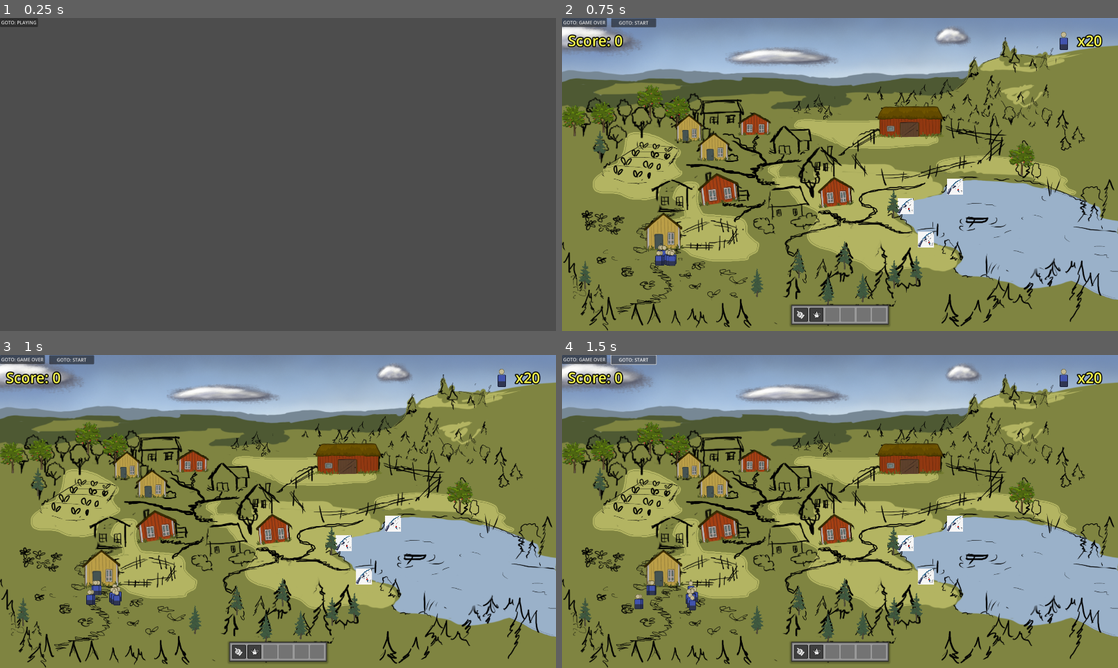
Above: before the commit, frames 1-4 (two rows, left to right).
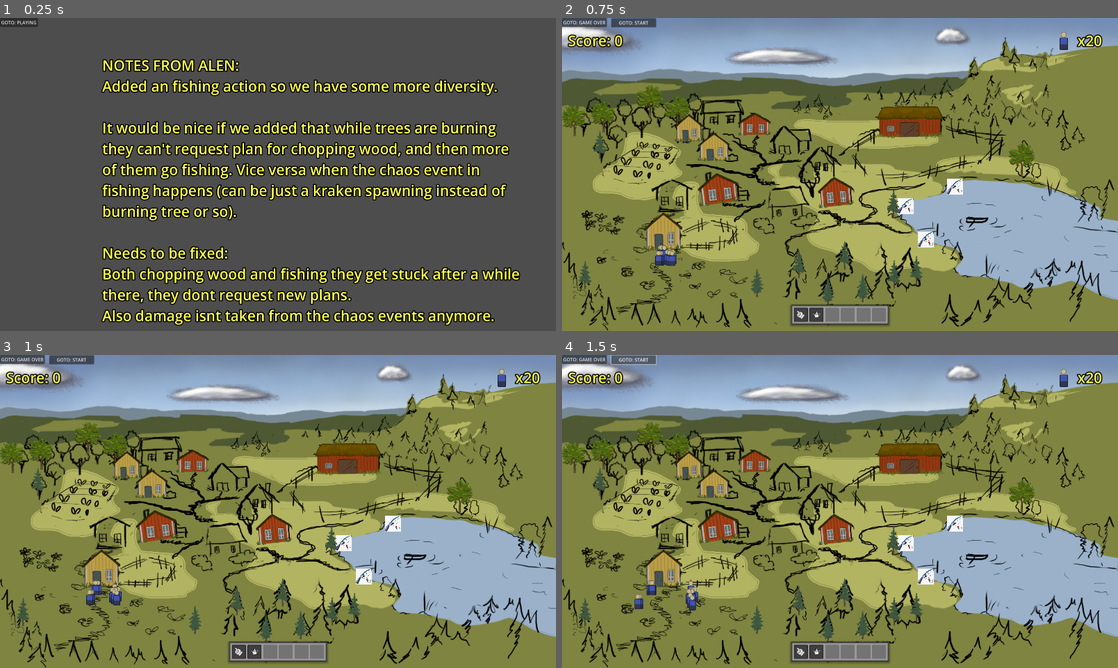
Above: after the commit, the same moments.

Repository: arget4me/cosyville
Game: Godot game, scene res://Scenes/main_scene.tscn
Two runs of this game, one before a commit and one after it. Both use one fixed random seed, a clock stepped at 60 frames per second and the inputs below.
Inputs:
- Up to frame 1 (0.25 s): no input
- Up to frame 2 (0.75 s): click "GOTO: PLAYING" at 0.5 s
- Up to frame 3 (1 s): no input
- Up to frame 4 (1.5 s): click "GOTO: START" at 1.25 s

The runs differ from the first frame. In frame 1, 18% of the frame differs, in the area x 18-94%, y 13-99%; in frame 2, nothing differs; in frame 3, nothing differs; in frame 4, nothing differs.

Commit message:
Add Notes from Alen on start screen

Diff:
--- a/Scenes/UI/start_ui.tscn
+++ b/Scenes/UI/start_ui.tscn
@@ -1,6 +1,7 @@
-[gd_scene load_steps=2 format=3 uid="uid://cdhaio15xpnqq"]
+[gd_scene load_steps=3 format=3 uid="uid://cdhaio15xpnqq"]
 
 [ext_resource type="PackedScene" uid="uid://bopgndiinr47l" path="res://Scenes/UI/goto_state_button.tscn" id="1_kiwh3"]
+[ext_resource type="Theme" uid="uid://wvo4711uwpjg" path="res://Themes/UI/Score_Theme.tres" id="2_kof4l"]
 
 [node name="StartUi" type="Control"]
 layout_mode = 3
@@ -14,3 +15,21 @@
 layout_mode = 0
 text = "GOTO: PLAYING"
 goto_state_on_click = 1
+
+[node name="RichTextLabel" type="Label" parent="."]
+layout_mode = 0
+offset_left = 353.0
+offset_top = 128.0
+offset_right = 1828.0
+offset_bottom = 922.0
+theme = ExtResource("2_kof4l")
+text = "NOTES FROM ALEN:
+Added an fishing action so we have some more diversity.
+
+It would be nice if we added that while trees are burning they can't request plan for chopping wood, and then more of them go fishing. Vice versa when the chaos event in fishing happens (can be just a kraken spawning instead of burning tree or so).
+
+Needs to be fixed:
+Both chopping wood and fishing they get stuck after a while there, they dont request new plans.
+Also damage isnt taken from the chaos events anymore.
+"
+autowrap_mode = 2
